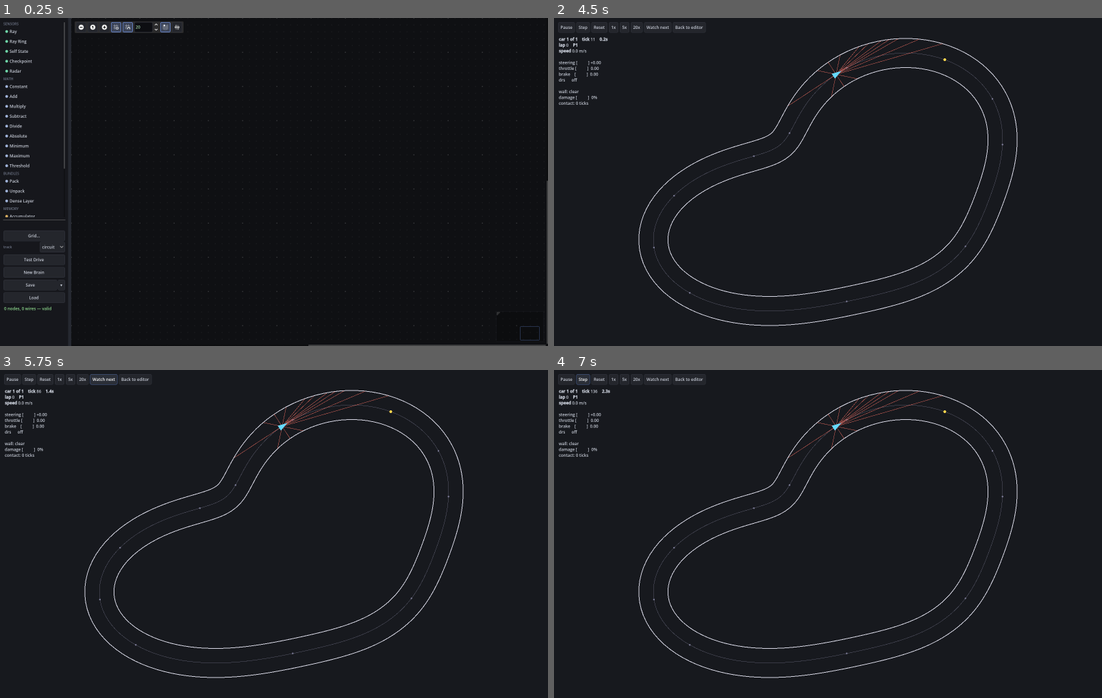
Above: before the commit, frames 1-4 (two rows, left to right).
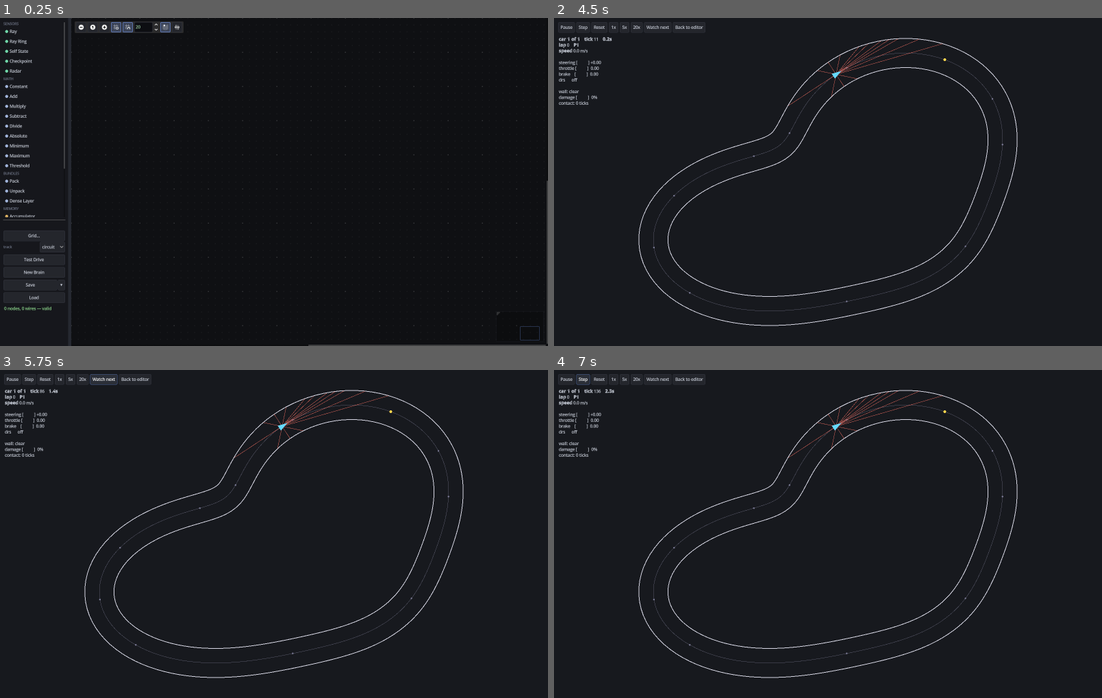
Above: after the commit, the same moments.

Repository: Alexander-288/ai-racing-gdot-thing
Game: Godot game, scene res://scenes/editor.tscn
The game is run twice, just before and just after one commit, with the same random seed, the same clock (stepped at 60 frames per second) and the same inputs.
Inputs:
- Up to frame 1 (0.25 s): no input
- Up to frame 2 (4.5 s): click "Grid..." at 0.5 s; click "New Brain" at 1.25 s; click "New Brain" at 2 s; click "New Brain" at 2.75 s; click "New Brain" at 3.5 s; click "Start" at 4.25 s
- Up to frame 3 (5.75 s): click "Watch next" at 5 s
- Up to frame 4 (7 s): click "Watch next" at 5.75 s; click "Ray" at 6.5 s

The runs differ from the first frame. In frame 1, 0.3% of the frame differs, in the area x 0-26%, y 1-89%; in frame 2, 0.3%; in frame 3, 0.3%; in frame 4, 0.3%, in the area x 0-28%, y 2-27%.

Commit message:
Editor: hold up under magnification
Zoom scales GraphEdit's children rather than redrawing them, so everything drawn
at one texel per pixel had nothing left to show once magnified.

- Glyphs come from a signed distance field rebuilt in the shader at whatever size
  they end up, instead of an atlas baked at one.
- Hand-drawn icons carry four times the texels they are shown at, which covers
  the whole zoom range.
- Cable width follows zoom to a power below one. One for one, a strand is a
  0.4px thread at the far end and a 4px rope at the near end: the first flickers,
  the second stops reading as a wire. Strand spacing follows the same curve so
  the loom keeps its proportions rather than merging or splaying.

Diff:
--- a/project.godot
+++ b/project.godot
@@ -33,6 +33,14 @@
 gdscript/warnings/unsafe_cast=1
 gdscript/warnings/integer_division=2
 
+[gui]
+
+; Glyphs are stored as a signed distance field and rebuilt in the shader at
+; whatever scale they end up drawn at, rather than blitted from an atlas baked at
+; one size. GraphEdit zooms by scaling its children, so without this the node
+; text is a magnified bitmap the moment you go past life size.
+theme/default_font_multichannel_signed_distance_field=true
+
 [physics]
 
 common/physics_jitter_fix=0.0
--- a/src/editor/brain_editor.gd
+++ b/src/editor/brain_editor.gd
@@ -110,9 +110,11 @@
 	# ordinary wire the single core covers it completely.
 	_canvas.connection_lines_thickness = CableStyle.BACKING_WIDTH
 	_canvas.connection_lines_antialiased = true
-	# The sockets and dots are drawn at one texel per pixel, so magnifying far
-	# past life size only magnifies their pixels. This is where that stops.
-	_canvas.zoom_max = 1.5
+	# The sockets, dots and grips hold four texels per pixel they are shown at
+	# (EditorTheme.SUPERSAMPLE) and the text is rebuilt from a distance field, so
+	# magnifying past life size now magnifies the drawing rather than its pixels.
+	# Three is where that spare resolution runs out.
+	_canvas.zoom_max = 3.0
 	# The minimap earns its place on a big brain, but only as a quiet corner of
 	# the canvas rather than a bright grey slab sitting on top of it.
 	_canvas.minimap_size = Vector2(140, 90)
--- a/src/editor/cable_layer.gd
+++ b/src/editor/cable_layer.gd
@@ -81,12 +81,15 @@
 		var spine := canvas.spine(from, to)
 		var colours := CableStyle.strand_colours(kind)
 		var width := CableStyle.strand_width(kind)
+		# Where a cable runs is scaled one for one — it has to land on its socket.
+		# How thick it is drawn is not; see CableStyle.zoom_scale.
+		var thickness := CableStyle.zoom_scale(canvas.zoom)
 		var index := 0
 		for offset: float in CableStyle.offsets(kind):
 			out.append({
-				"points": BrainCanvas.offset_curve(spine, offset * canvas.zoom),
+				"points": BrainCanvas.offset_curve(spine, offset * thickness),
 				"colour": colours[index],
-				"width": width * canvas.zoom,
+				"width": width * thickness,
 			})
 			index += 1
 	return out
--- a/src/editor/cable_style.gd
+++ b/src/editor/cable_style.gd
@@ -40,6 +40,21 @@
 const FLOW_LENGTH := 190.0   # how far apart the bands are
 const FLOW_LIFT := 0.30      # how much brighter the crest is than the trough
 
+## How much thicker a cable gets as you zoom in — and it is not simply the zoom.
+##
+## A cable scaled one for one is a 0.4px thread at the far end of the zoom range
+## and a 4px rope at the near end: the first aliases into flicker, the second
+## stops reading as a wire and starts reading as a pipe. Raising the zoom to a
+## power below one keeps the change legible at both ends — at zoom 3 a strand
+## comes out a little over twice its resting width rather than three times.
+##
+## Strand spacing is scaled by the same number, so the loom keeps its proportions
+## instead of the strands merging when thin or splaying apart when fat.
+const WIDTH_RESPONSE := 0.6
+
+static func zoom_scale(zoom: float) -> float:
+	return pow(zoom, WIDTH_RESPONSE)
+
 ## The tint of one point along a cable, given how far along it sits and how long
 ## the animation has been running.
 static func flowing(base: Color, distance: float, clock: float) -> Color:
--- a/src/editor/editor_theme.gd
+++ b/src/editor/editor_theme.gd
@@ -45,6 +45,22 @@
 ## Corner radius used by every rounded box, so nothing drifts out of family.
 const RADIUS := 6
 
+## How many texels every hand-drawn icon holds per pixel it is shown at.
+##
+## GraphEdit zooms by scaling its children, not by redrawing them, so a texture
+## with one texel per pixel has nothing left to show when magnified except its
+## own texels. The spare resolution here is what it magnifies into instead — four
+## covers the whole zoom range (BrainEditor sets zoom_max to 3).
+const SUPERSAMPLE := 4
+
+## How wide the soft edge of a stylebox is, in the box's own units.
+##
+## Same problem, other half: Godot's default of one unit is one pixel at life
+## size but a three-pixel gradient at zoom 3, which is what made the node boxes
+## read as fuzzy rather than as magnified. Half a unit still looks clean at life
+## size and stays a hairline when zoomed.
+const EDGE_SOFTNESS := 0.5
+
 ## A tint per role. Used as title *text*, and as a whisper of colour behind the
 ## title bar — a node should be identifiable without shouting.
 const ROLE_COLOURS := {
@@ -69,42 +85,68 @@
 static func role_colour(role: int) -> Color:
 	return ROLE_COLOURS.get(role, TEXT)
 
+## Bakes a hand-drawn image into a texture that reports a smaller size than it
+## actually holds. Everything laying the editor out sees the small size, so no
+## layout changes; the canvas has the extra texels to draw from when you zoom in,
+## and the mipmaps stop them shimmering when you zoom out.
+static func _baked(img: Image, logical: Vector2i) -> ImageTexture:
+	img.generate_mipmaps()
+	var tex := ImageTexture.create_from_image(img)
+	tex.set_size_override(logical)
+	return tex
+
+## Every node in a graph asks for a dot, but there are only as many answers as
+## there are role colours — and at SUPERSAMPLE the drawing loop is sixteen times
+## the work it used to be. So the answers are kept.
+static var _dots: Dictionary = {}
+
 ## A small filled circle, drawn rather than imported so the editor still needs no
-## art files. One texel per screen pixel: a texture drawn bigger than it is shown
-## has to be resampled, and resampling is what made these look soft and uneven.
-## The soft edge is one pixel wide, which is all the antialiasing a circle this
-## small needs.
+## art files. The soft edge is one texel wide, which after the downscale to its
+## shown size is all the antialiasing a circle this small needs.
 static func dot(colour: Color, size: int = 10) -> ImageTexture:
-	var img := Image.create(size, size, false, Image.FORMAT_RGBA8)
+	var key := "%s@%d" % [colour.to_html(true), size]
+	if _dots.has(key):
+		return _dots[key]
+
+	var pixels := size * SUPERSAMPLE
+	var img := Image.create(pixels, pixels, false, Image.FORMAT_RGBA8)
 	img.fill(Color(0, 0, 0, 0))
-	var r := size * 0.5
-	for y in size:
-		for x in size:
+	var r := pixels * 0.5
+	for y in pixels:
+		for x in pixels:
 			var edge := r - Vector2(x + 0.5 - r, y + 0.5 - r).length()
 			if edge > 0.0:
 				img.set_pixel(x, y, Color(colour, minf(edge, 1.0)))
-	return ImageTexture.create_from_image(img)
+
+	var tex := _baked(img, Vector2i(size, size))
+	_dots[key] = tex
+	return tex
 
 ## A socket. Not a dot: a small rounded rectangle, so a port reads as a connector
 ## you plug into rather than a full stop. Godot tints this icon with the slot's
 ## colour, so it is drawn white — and the brightness falling off towards the
 ## bottom survives that tinting as a shade across the connector.
+## GraphNode will only take a Texture2D here, so unlike the dot this one cannot
+## be swapped for something drawn live — which is exactly what _baked is for.
 static func connector(width: int = 14, height: int = 8, radius: float = 3.0) -> ImageTexture:
-	var img := Image.create(width, height, false, Image.FORMAT_RGBA8)
+	var w := width * SUPERSAMPLE
+	var h := height * SUPERSAMPLE
+	var r := radius * SUPERSAMPLE
+	var img := Image.create(w, h, false, Image.FORMAT_RGBA8)
 	img.fill(Color(0, 0, 0, 0))
-	var half := Vector2(width, height) * 0.5
-	for y in height:
-		for x in width:
+	var half := Vector2(w, h) * 0.5
+	for y in h:
+		for x in w:
 			# Distance to a rounded rectangle: measure to the inner box, then
 			# subtract the corner radius. Negative is inside.
 			var from_middle := (Vector2(x + 0.5, y + 0.5) - half).abs()
-			var corner := from_middle - (half - Vector2(radius, radius))
-			var distance := Vector2(maxf(corner.x, 0.0), maxf(corner.y, 0.0)).length() - radius
+			var corner := from_middle - (half - Vector2(r, r))
+			var distance := Vector2(maxf(corner.x, 0.0), maxf(corner.y, 0.0)).length() - r
 			var alpha := clampf(-distance, 0.0, 1.0)
 			if alpha > 0.0:
-				var shade := lerpf(1.0, 0.68, y / maxf(height - 1.0, 1.0))
+				var shade := lerpf(1.0, 0.68, y / maxf(h - 1.0, 1.0))
 				img.set_pixel(x, y, Color(shade, shade, shade, alpha))
-	return ImageTexture.create_from_image(img)
+	return _baked(img, Vector2i(width, height))
 
 # ---------------------------------------------------------------- the pieces
 
@@ -115,6 +157,7 @@
 	var s := StyleBoxFlat.new()
 	s.bg_color = fill
 	s.set_corner_radius_all(radius)
+	s.anti_aliasing_size = EDGE_SOFTNESS
 	if edge_width > 0:
 		s.set_border_width_all(edge_width)
 		s.border_color = edge
@@ -129,6 +172,7 @@
 static func top_box(fill: Color, edge: Color, edge_width: int = 1) -> StyleBoxFlat:
 	var s := StyleBoxFlat.new()
 	s.bg_color = fill
+	s.anti_aliasing_size = EDGE_SOFTNESS
 	s.corner_radius_top_left = RADIUS
 	s.corner_radius_top_right = RADIUS
 	s.border_color = edge
@@ -150,6 +194,7 @@
 static func bottom_box(fill: Color, edge: Color, edge_width: int = 1) -> StyleBoxFlat:
 	var s := StyleBoxFlat.new()
 	s.bg_color = fill
+	s.anti_aliasing_size = EDGE_SOFTNESS
 	s.corner_radius_bottom_left = RADIUS
 	s.corner_radius_bottom_right = RADIUS
 	s.border_color = edge
@@ -174,17 +219,15 @@
 ## The little six-dot grip that a tray is dragged by. Drawn, like everything else
 ## in this editor, so there is still no art folder to keep in step with the code.
 static func grip(colour: Color) -> ImageTexture:
-	var img := Image.create(9, 14, false, Image.FORMAT_RGBA8)
+	var img := Image.create(9 * SUPERSAMPLE, 14 * SUPERSAMPLE, false, Image.FORMAT_RGBA8)
 	img.fill(Color(0, 0, 0, 0))
 	for row in 3:
 		for column in 2:
-			var x := 1 + column * 5
-			var y := 2 + row * 4
-			img.set_pixel(x, y, colour)
-			img.set_pixel(x + 1, y, colour)
-			img.set_pixel(x, y + 1, colour)
-			img.set_pixel(x + 1, y + 1, colour)
-	return ImageTexture.create_from_image(img)
+			# The dots are 2x2 at the size this is shown at, so they are drawn as
+			# rectangles now rather than as four named pixels.
+			img.fill_rect(Rect2i((1 + column * 5) * SUPERSAMPLE, (2 + row * 4) * SUPERSAMPLE,
+				2 * SUPERSAMPLE, 2 * SUPERSAMPLE), colour)
+	return _baked(img, Vector2i(9, 14))
 
 static func empty(margin: int = 0) -> StyleBoxEmpty:
 	var s := StyleBoxEmpty.new()
